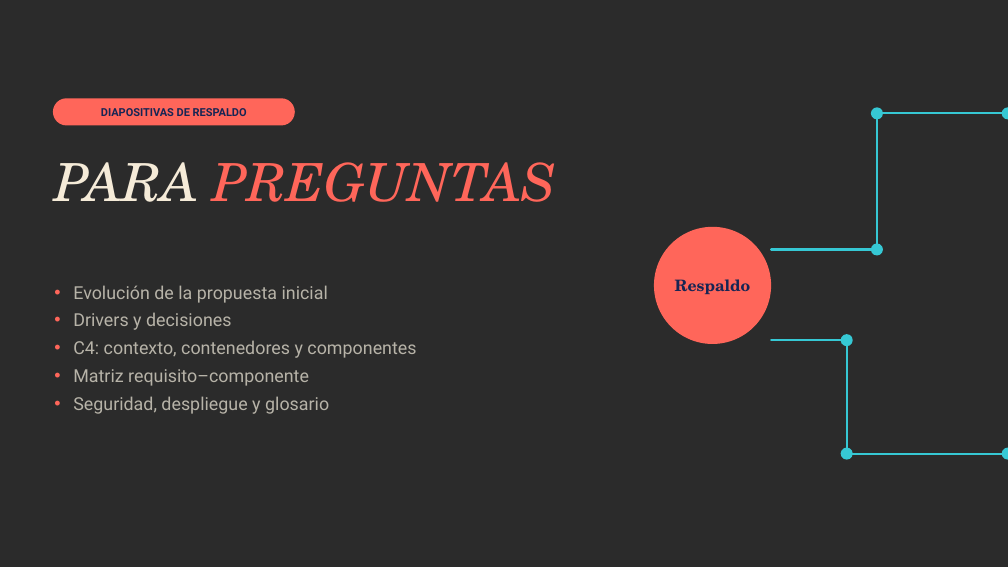
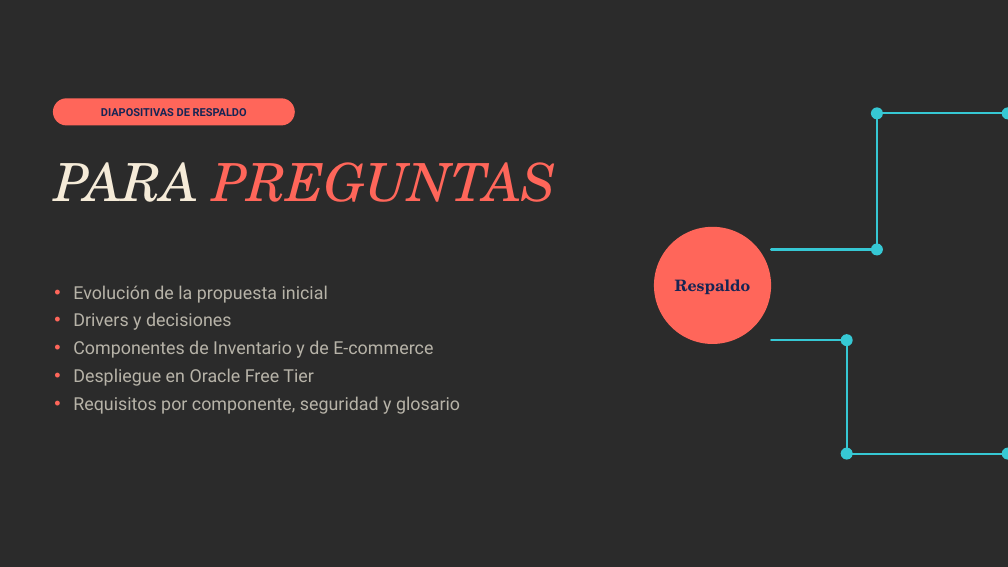
Before and after one commit to P35C4D0R4B1050/BabelHub, a slide deck: slide 16 of docs/BabelHub_Exposicion.pptx (slide 15 before the commit). Drawn at 1008x567 pixels with LibreOffice and Linux fonts; fonts in the diff are those of the drawing; background and template pictures are left out; a plain dark background stands for a picture behind light text. Boxes give left, top, right and bottom in pixels: in the first picture for what was removed or moved away, otherwise in the second. Text is boxed around its words. In the diff, an @@ line names an element or a change of style, - is before the commit and + after.

```diff
--- a/docs/BabelHub_Exposicion.pptx
+++ b/docs/BabelHub_Exposicion.pptx
@@ text at (73,340,460,414): text changed @@
-• C4: contexto, contenedores y componentes
-• Matriz requisito–componente
-• Seguridad, despliegue y glosario
+• Componentes de Inventario y de E-commerce
+• Despliegue en Oracle Free Tier
+• Requisitos por componente, seguridad y glosario
```
Also in this commit, not shown: 11 other slides changed, 10 slides added, 11 slides removed.
